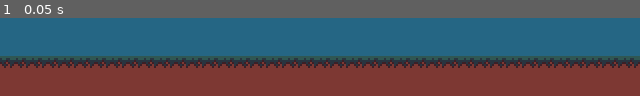
Above: before the commit, frame 1.
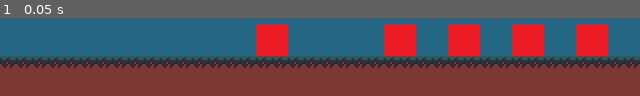
Above: after the commit, the same moment.

Repository: ayoreis/beneath-the-surface
Game: Godot game, scene res://main.tscn
The game is run twice, just before and just after one commit, with the same random seed, the same clock (stepped at 60 frames per second) and the same inputs.
Inputs:
- Up to frame 1 (0.05 s): no input

The runs differ from the first frame. In frame 1, 10% of the frame differs, in the area x 40-95%, y 7-49%.

Commit message:
wadia will remain a dictatorship

Diff:
--- a/main.tscn
+++ b/main.tscn
@@ -2,10 +2,12 @@
 
 [ext_resource type="Script" path="res://scene.gd" id="1_1bvp3"]
 [ext_resource type="Script" uid="uid://d4mepl6f4c8wh" path="res://camscroll.gd" id="1_ig7tw"]
-[ext_resource type="Script" uid="uid://c2ijsce1trami" path="res://tilemap.gd" id="2_0xm2m"]
+[ext_resource type="Script" uid="uid://p3d642dq8d8f" path="res://timemap.gd" id="2_0xm2m"]
+[ext_resource type="Texture2D" uid="uid://igkx4gvepd13" path="res://pixil-frame-0(4).png" id="3_1bvp3"]
 [ext_resource type="Texture2D" uid="uid://biw1eqicrc7xp" path="res://terain.png" id="3_lquwl"]
-[ext_resource type="Texture2D" uid="uid://igkx4gvepd13" path="res://pixil-frame-0(4).png" id="3_1bvp3"]
 [ext_resource type="Texture2D" uid="uid://d3seqr2heepbg" path="res://pixil-frame-0(3).png" id="5_7mycd"]
+[ext_resource type="Script" uid="uid://bw6mcurm76s2x" path="res://trees.gd" id="6_272bh"]
+[ext_resource type="Texture2D" uid="uid://ddbtw2fyh61am" path="res://hub.png" id="8_5vw27"]
 
 [sub_resource type="TileSetAtlasSource" id="TileSetAtlasSource_7mycd"]
 texture = ExtResource("3_lquwl")
@@ -21,6 +23,13 @@
 tile_size = Vector2i(8, 8)
 sources/0 = SubResource("TileSetAtlasSource_7mycd")
 
+[sub_resource type="TileSetAtlasSource" id="TileSetAtlasSource_272bh"]
+texture = ExtResource("5_7mycd")
+0:0/0 = 0
+
+[sub_resource type="TileSet" id="TileSet_5vw27"]
+sources/0 = SubResource("TileSetAtlasSource_272bh")
+
 [sub_resource type="TileSetAtlasSource" id="TileSetAtlasSource_lquwl"]
 texture = ExtResource("3_1bvp3")
 texture_region_size = Vector2i(1, 1)
@@ -32,13 +41,6 @@
 custom_data_layer_0/name = "chance"
 custom_data_layer_0/type = 3
 sources/1 = SubResource("TileSetAtlasSource_lquwl")
-
-[sub_resource type="TileSetAtlasSource" id="TileSetAtlasSource_5vw27"]
-texture = ExtResource("5_7mycd")
-0:0/0 = 0
-
-[sub_resource type="TileSet" id="TileSet_kek77"]
-sources/0 = SubResource("TileSetAtlasSource_5vw27")
 
 [node name="Node2D" type="Node2D" unique_id=447501607]
 script = ExtResource("1_1bvp3")
@@ -52,6 +54,15 @@
 tile_map_data = PackedByteArray("AAAAAAAAAAAAAAEAAAABAAAAAAAAAAEAAAACAAAAAAAAAAEAAAADAAAAAAAAAAEAAAAEAAAAAAAAAAEAAAAFAA …(29360 unchanged characters)…
 tile_set = SubResource("TileSet_272bh")
 
-[node name="TileMapLayer" type="TileMapLayer" parent="." unique_id=443340137]
+[node name="trees" type="TileMapLayer" parent="." unique_id=946761921]
+tile_set = SubResource("TileSet_5vw27")
+script = ExtResource("6_272bh")
+
+[node name="roots" type="TileMapLayer" parent="." unique_id=443340137]
+z_index = 1
 tile_set = SubResource("TileSet_h2yge")
 script = ExtResource("2_0xm2m")
+
+[node name="Hub" type="Sprite2D" parent="." unique_id=1252856766]
+position = Vector2(160, 110)
+texture = ExtResource("8_5vw27")
--- a/timemap.gd
+++ b/timemap.gd
@@ -1,4 +1,6 @@
 extends TileMapLayer
+
+var growspeed = 0.1 # change for upgrades or sth
 
 var startvec = Vector2(50, 50)
 var endvec = Vector2(100, 70)
@@ -22,7 +24,7 @@
 		if e2 < dx:
 			err += dx
 			y += sy
-		await get_tree().create_timer(0.01).timeout
+		await get_tree().create_timer(growspeed).timeout
 
 func wobblypath(start: Vector2, end: Vector2, waypoints: int = 4):
 	var points = [start]
@@ -45,8 +47,10 @@
 
 	for i in range(points.size() - 1):
 		await linethiny(Vector2i(points[i]), Vector2i(points[i + 1]))
+		if i==points.size() -2:
+			print("line connected i think")
 
 func _ready():
-	for i in range(8):
-		print("a")
-		wobblypath(Vector2(randi_range(0,180),randi_range(0,320)), Vector2(randi_range(0,180),randi_range(0,320)), randi_range(1,4))
+	#for i in range(8):
+	#	wobblypath(Vector2(randi_range(0,180),randi_range(0,320)), Vector2(randi_range(0,180),randi_range(0,320)), randi_range(1,4))
+	pass
--- a/trees.gd
+++ b/trees.gd
@@ -1,13 +1,23 @@
 extends TileMapLayer
 
+func _ready() -> void:
+	for i in range(0, 21, 2):
+		if randi_range(0, 1) == 1:
+			set_cell(Vector2i(i, -1), 0, Vector2i(0, 0))
 
-# Called when the node enters the scene tree for the first time.
-func _ready() -> void:
-	for i in range(0,21,2):
-		print(randi_range(0,1))
-		if (randi_range(0,1)) == 1:
-			set_cell(Vector2i(i,-1),0,Vector2i(0,0))
+func gettree() -> Vector2i:
+	var mouse_pos = get_global_mouse_position()
+	var map_pos = local_to_map(mouse_pos)
+	if get_cell_source_id(map_pos) == 0:
+		return map_pos
+	return Vector2i(-1, -1)
 
-# Called every frame. 'delta' is the elapsed time since the previous frame.
-func _process(delta: float) -> void:
-	pass
+func _input(event: InputEvent) -> void:
+	if event is InputEventMouseButton and event.pressed and event.button_index == MOUSE_BUTTON_LEFT:
+		var tree = gettree()
+		if tree != Vector2i(-1, -1):
+			grow(16*(tree.x+1), event.position)
+
+func grow(posx, mousepos) -> void:
+	print(get_parent().get_node("Hub").global_position)
+	get_parent().get_node("roots").wobblypath(Vector2i(get_parent().get_node("Hub").position), Vector2i(posx-8,0))
Binary file added: hub.png
Not shown, added: hub.png.import
